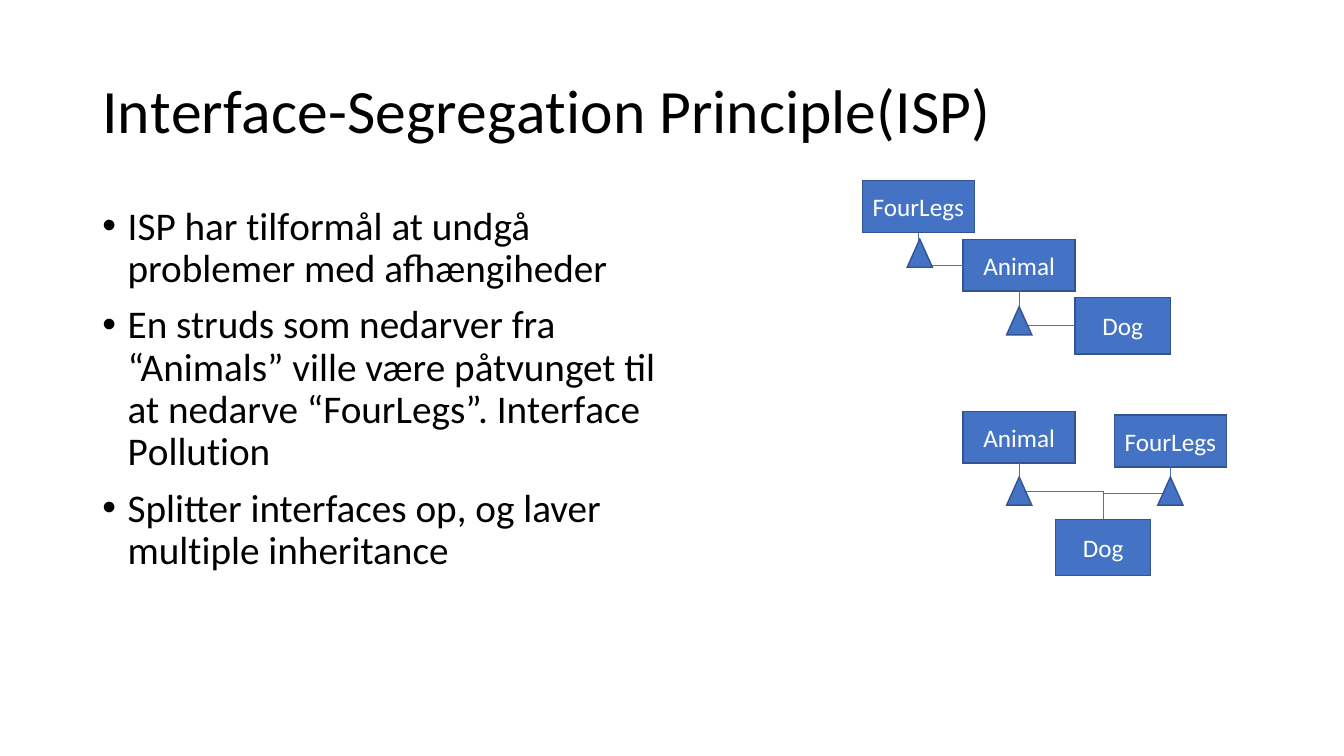
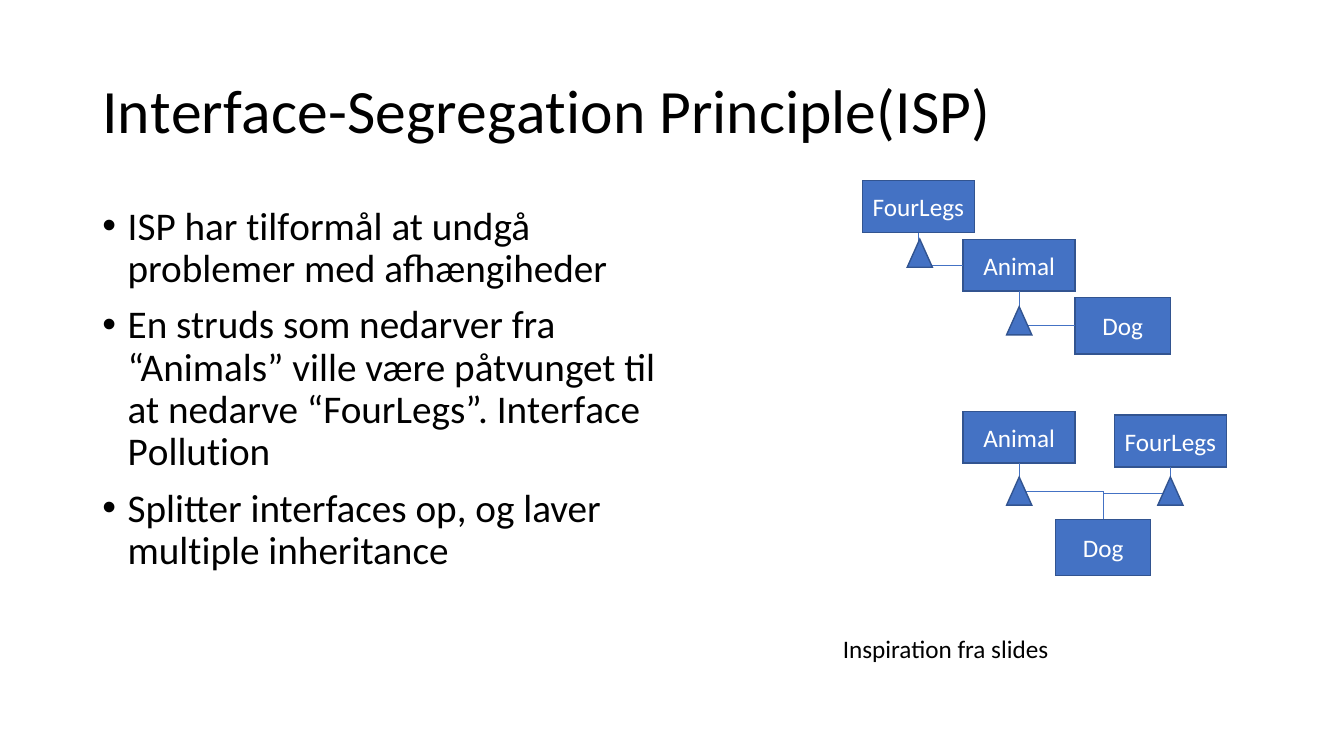
Before and after one commit to AbdulBarakeh/KPU, a slide deck: slide 9 of NEW KPU/KPU/DEM JEG KAN/Spørgsmål1design.pptx. Drawn at 1344x756 pixels with LibreOffice and Linux fonts; fonts in the diff are those of the drawing. Boxes give left, top, right and bottom in pixels: in the first picture for what was removed or moved away, otherwise in the second. Text is boxed around its words. In the diff, an @@ line names an element or a change of style, - is before the commit and + after.

```diff
--- a/NEW KPU/KPU/DEM JEG KAN/Spørgsmål1design.pptx
+++ b/NEW KPU/KPU/DEM JEG KAN/Spørgsmål1design.pptx
@@ text added at (843,640,1048,662), 18 pt, text #000000 @@
+Inspiration fra slides
```
Also in this commit, not shown: 2 other slides changed, 39 other files.
